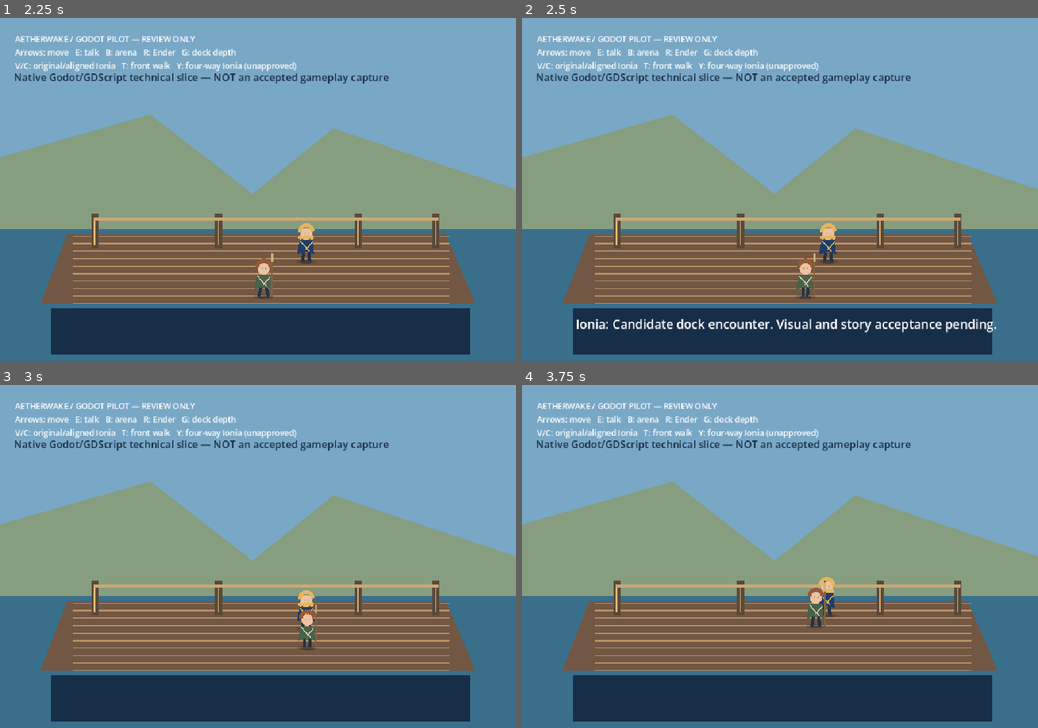
Above: before the commit, frames 1-4 (two rows, left to right).
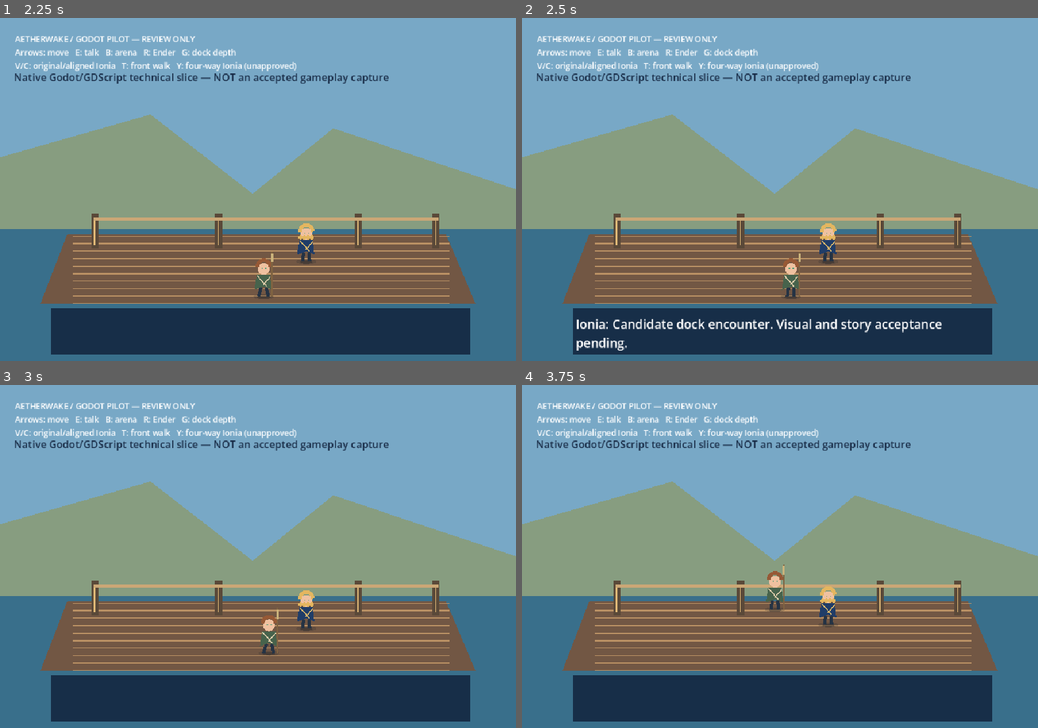
Above: after the commit, the same moments.

Repository: ndrorchestration/ToSailaStarrySky-jrpg
Game: Godot game, scene res://scenes/first_wake.tscn
Same seed, same stepped clock (60 frames per second), same inputs: the game is played once before the commit and once after it.
Inputs:
- Up to frame 1 (2.25 s): tap Enter at 0.5 s; hold Right (ui_right) 0.53-1.28 s; tap E at 0.6 s; tap T at 0.8, 1.35 s; hold Down (ui_down) 1.28-2.03 s; tap Y at 1.55, 2.1 s; hold Right (ui_right) from 2.03 s (still down)
- Up to frame 2 (2.5 s): keep holding Right (ui_right); tap E at 2.3 s
- Up to frame 3 (3 s): release Right (ui_right) at 2.78 s; hold Up (ui_up) from 2.78 s (still down); tap E at 2.85 s
- Up to frame 4 (3.75 s): tap T at 3.05, 3.6 s; release Up (ui_up) at 3.53 s; hold Left (ui_left) from 3.53 s (still down)

Frame 1 is identical in both runs. In frame 2, 0.9% of the frame differs, in the area x 10-92%, y 68-97%; in frame 3, 0.6%; in frame 4, 0.9%.

Commit message:
fix(godot): bind pause/resume dialogue contract to V5 character art route without resets

Diff:
--- a/godot/scripts/first_wake.gd
+++ b/godot/scripts/first_wake.gd
@@ -68,6 +68,8 @@
     ui.add_child(status)
     dialogue = Label.new()
     dialogue.position = Vector2(100, 555)
+    dialogue.size = Vector2(750, 68)
+    dialogue.autowrap_mode = TextServer.AUTOWRAP_WORD_SMART
     dialogue.add_theme_font_size_override("font_size", 23)
     dialogue.text = "Ionia: Candidate dock encounter. Visual and story acceptance pending."
     dialogue.visible = false
@@ -100,9 +102,8 @@
 func _unhandled_key_input(event: InputEvent) -> void:
     if not (event is InputEventKey) or not event.pressed or event.echo:
         return
-    if event.keycode == KEY_E and ender.global_position.distance_to(ionia.global_position) <= 110.0:
-        dialogue_open = not dialogue_open
-        dialogue.visible = dialogue_open
+    if event.keycode == KEY_E and (dialogue_open or ender.global_position.distance_to(ionia.global_position) <= 110.0):
+        _set_dialogue_open(not dialogue_open)
     elif event.keycode == KEY_R:
         ender_walk_review_enabled = not ender_walk_review_enabled
         ender.set_walk_review_enabled(ender_walk_review_enabled)
@@ -119,13 +120,13 @@
         ionia_walk_review_enabled = false
         ionia_route_review_enabled = false
         ionia.set_aligned_review_enabled(ionia_aligned_review_enabled)
-    elif event.keycode == KEY_T:
+    elif event.keycode == KEY_T and not dialogue_open:
         ionia_walk_review_enabled = not ionia_walk_review_enabled
         ionia_art_review_enabled = false
         ionia_aligned_review_enabled = false
         ionia_route_review_enabled = false
         ionia.set_ionia_walk_review_enabled(ionia_walk_review_enabled)
-    elif event.keycode == KEY_Y:
+    elif event.keycode == KEY_Y and not dialogue_open:
         ionia_route_review_enabled = not ionia_route_review_enabled
         ionia_walk_review_enabled = false
         ionia_art_review_enabled = false
@@ -136,8 +137,7 @@
     elif event.keycode == KEY_B:
         get_tree().change_scene_to_packed(TrainingArena)
     elif event.keycode == KEY_ESCAPE:
-        dialogue_open = false
-        dialogue.visible = false
+        _set_dialogue_open(false)
 
 
 func set_dock_depth_review_enabled(enabled: bool) -> void:
@@ -149,3 +149,9 @@
 
 func is_dock_depth_review_enabled() -> bool:
     return dock_depth_review_enabled and deck_backdrop.visible and deck_foreground.visible
+
+func _set_dialogue_open(open: bool) -> void:
+    dialogue_open = open
+    dialogue.visible = open
+    ender.dialogue_paused = open
+    ionia.dialogue_paused = open
